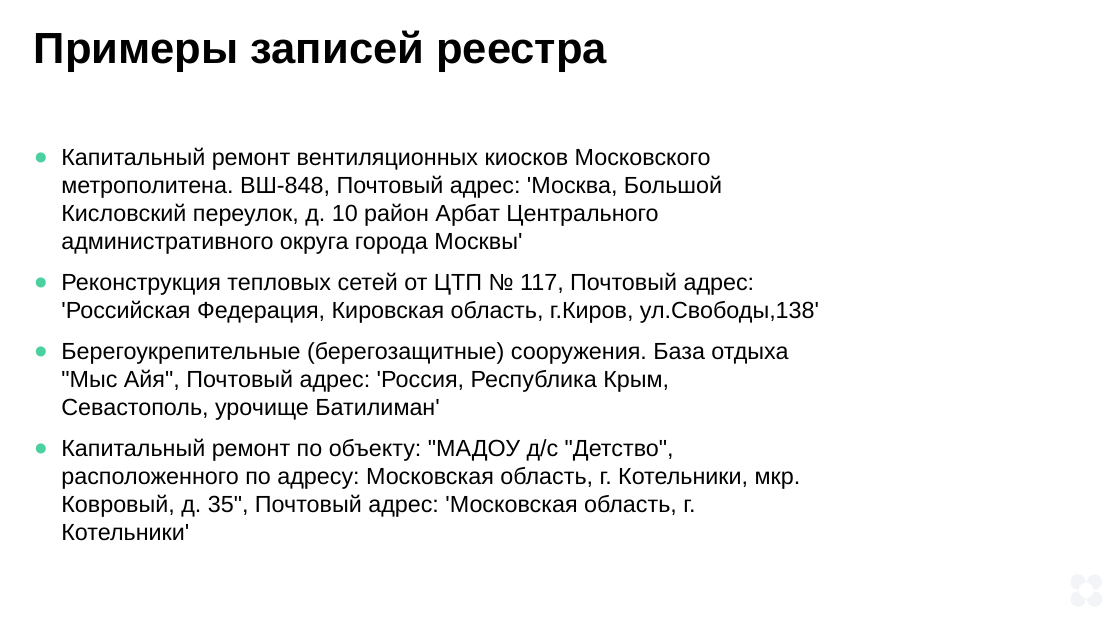
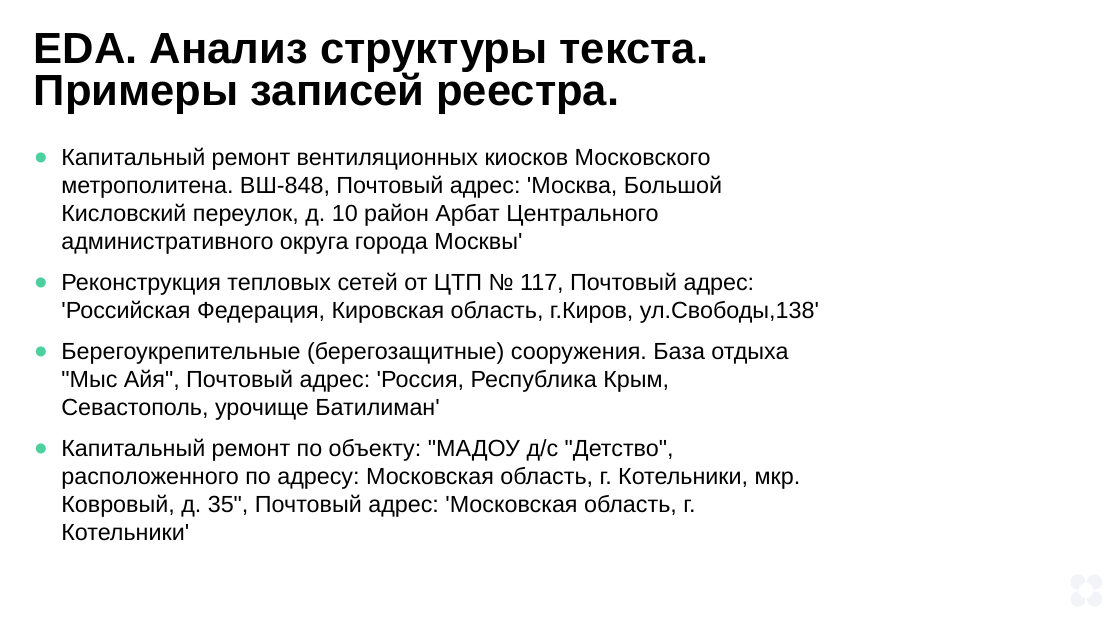
Before and after one commit to tyan/ML_learn, a slide deck: slide 12 of Diploma/presentation.pptx (slide 10 before the commit). Drawn at 1120x630 pixels with LibreOffice and Linux fonts; fonts in the diff are those of the drawing. Boxes give left, top, right and bottom in pixels: in the first picture for what was removed or moved away, otherwise in the second. Text is boxed around its words. In the diff, an @@ line names an element or a change of style, - is before the commit and + after.

```diff
--- a/Diploma/presentation.pptx
+++ b/Diploma/presentation.pptx
@@ text at bbox=[34, 33, 709, 114]: text changed @@
-Примеры записей реестра
+EDA. Анализ структуры текста.
+Примеры записей реестра.
```
Also in this commit, not shown: 20 other slides changed, 10 slides added, 1 other file.
